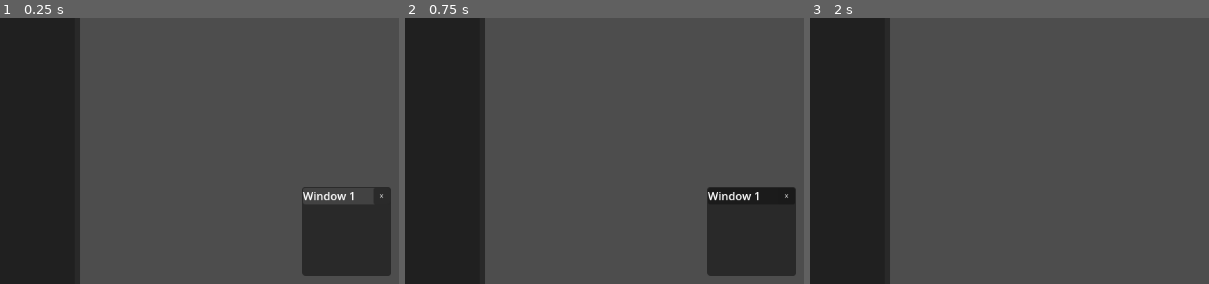
Above: before the commit, frames 1-3 (left to right).
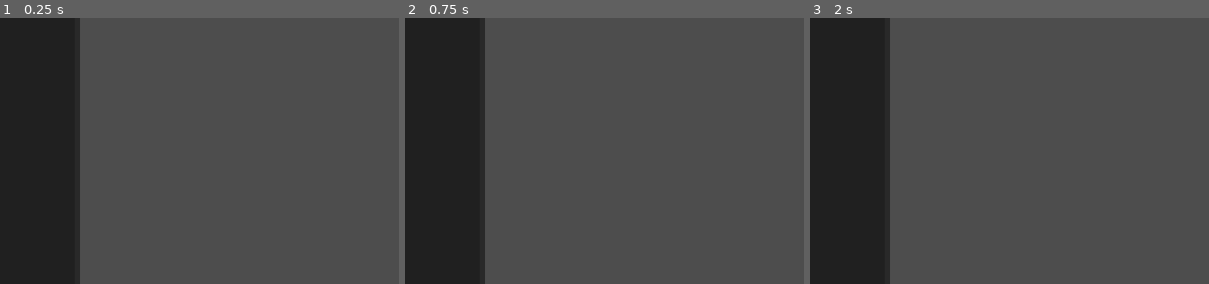
Above: after the commit, the same moments.

Repository: Linkerpink/GDaw
Game: Godot game, scene res://scenes/main.tscn
Same seed, same stepped clock (60 frames per second), same inputs: the game is played once before the commit and once after it.
Inputs (mouse positions are % of the whole screen's width and height, from its top left):
- Up to frame 1 (0.25 s): no input
- Up to frame 2 (0.75 s): click "-" at 0.5 s
- Up to frame 3 (2 s): click (54, 43) at 1.25 s, where only the run before the commit has a clickable "X"
The pictures show only the part of the screen within x 7-57%, y 10-60%; the shares and areas given below are measured in that part.

The runs differ from the first frame. In frame 1, 6.6% of the frame differs, in the area x 75-98%, y 63-97%; in frame 2, 7.4%; in frame 3, nothing differs.

Commit message:
mixer toggle

Diff:
--- a/project.godot
+++ b/project.godot
@@ -74,6 +74,11 @@
 "events": [Object(InputEventKey,"resource_local_to_scene":false,"resource_name":"","device":-1,"window_id":0,"alt_press …(195 unchanged characters)…
 ]
 }
+toggle_mixer={
+"deadzone": 0.2,
+"events": [Object(InputEventKey,"resource_local_to_scene":false,"resource_name":"","device":-1,"window_id":0,"alt_pressed":false,"shift_pressed":false,"ctrl_pressed":true,"meta_pressed":false,"pressed":false,"keycode":0,"physical_keycode":77,"key_label":0,"unicode":0,"location":0,"echo":false,"script":null)
+]
+}
 
 [physics]
 
--- a/project_time_traker.json
+++ b/project_time_traker.json
@@ -1,7 +1,8 @@
 {
-  "2D": 12252.5059990883,
+  "2D": 13217.8009984493,
   "3D": 2.96399998664856,
-  "Editor": 38237.7889988422,
-  "Game": 5178.35499310493,
-  "Script": 20803.9640066623
+  "AssetLib": 24.5989997386932,
+  "Editor": 44073.4019961357,
+  "Game": 5725.26199173927,
+  "Script": 25102.7760062217
 }
--- a/scenes/components/gdaw_window.tscn
+++ b/scenes/components/gdaw_window.tscn
@@ -82,9 +82,18 @@
 text = "X"
 
 [node name="WindowContent" type="Control" parent="MarginContainer/VBoxContainer" unique_id=1700798872]
+clip_contents = true
 layout_mode = 2
 size_flags_vertical = 3
 mouse_filter = 2
+
+[node name="MarginContainer" type="MarginContainer" parent="MarginContainer/VBoxContainer/WindowContent" unique_id=1096486190]
+layout_mode = 1
+anchors_preset = 15
+anchor_right = 1.0
+anchor_bottom = 1.0
+grow_horizontal = 2
+grow_vertical = 2
 
 [node name="WindowBackground" type="Panel" parent="." unique_id=1058703408]
 z_index = -1
--- a/scenes/components/top_bar.tscn
+++ b/scenes/components/top_bar.tscn
@@ -1,6 +1,7 @@
 [gd_scene format=3 uid="uid://bnw2t4wgigodx"]
 
-[ext_resource type="Script" uid="uid://bu2t5fk1om2hi" path="res://scripts/bpm_manager.gd" id="1_tmikl"]
+[ext_resource type="Script" uid="uid://bu2t5fk1om2hi" path="res://scripts/windows/bpm_manager.gd" id="1_tmikl"]
+[ext_resource type="PackedScene" uid="uid://cesnjcjwwpawj" path="res://scenes/components/windows/tap_bpm_window.tscn" id="2_tmikl"]
 
 [node name="TopBar" type="Control" unique_id=13979123]
 z_index = 99
@@ -50,11 +51,13 @@
 layout_mode = 2
 size_flags_horizontal = 3
 script = ExtResource("1_tmikl")
+tap_bpm_window_packed = ExtResource("2_tmikl")
 
 [node name="BPMMenuButton" type="MenuButton" parent="MarginContainer/HBoxContainer/BPMManager" unique_id=576305063]
 layout_mode = 2
-button_mask = 2
+button_mask = 3
 text = "BPM: "
+switch_on_hover = true
 item_count = 1
 popup/item_0/text = "Tap"
 popup/item_0/id = 0
--- /dev/null
+++ b/scenes/components/windows/tap_bpm_window.tscn
@@ -0,0 +1,33 @@
+[gd_scene format=3 uid="uid://cesnjcjwwpawj"]
+
+[ext_resource type="PackedScene" uid="uid://b5jn4fveoyo2e" path="res://scenes/components/gdaw_window.tscn" id="1_jgdu2"]
+[ext_resource type="Script" uid="uid://e1n7yinld8xc" path="res://scripts/windows/bpm_tapper.gd" id="2_tccyd"]
+
+[node name="TapBPMWindow" unique_id=390925715 instance=ExtResource("1_jgdu2")]
+custom_minimum_size = Vector2(256, 256)
+title = "Tap BPM"
+exclusive = true
+
+[node name="WindowContent" parent="MarginContainer/VBoxContainer" parent_id_path=PackedInt32Array(1701107619) index="1" unique_id=1700798872]
+script = ExtResource("2_tccyd")
+
+[node name="VBoxContainer" type="VBoxContainer" parent="MarginContainer/VBoxContainer/WindowContent/MarginContainer" parent_id_path=PackedInt32Array(1096486190) index="0" unique_id=1223077894]
+layout_mode = 2
+alignment = 1
+
+[node name="BPMLabel" type="Label" parent="MarginContainer/VBoxContainer/WindowContent/MarginContainer/VBoxContainer" index="0" unique_id=2123133594]
+layout_mode = 2
+text = "BPM: "
+horizontal_alignment = 1
+
+[node name="TapButton" type="Button" parent="MarginContainer/VBoxContainer/WindowContent/MarginContainer/VBoxContainer" index="1" unique_id=1134859751]
+layout_mode = 2
+size_flags_vertical = 3
+text = "TAP"
+
+[node name="ResetButton" type="Button" parent="MarginContainer/VBoxContainer/WindowContent/MarginContainer/VBoxContainer" index="2" unique_id=1057191168]
+layout_mode = 2
+text = "reset"
+
+[connection signal="pressed" from="MarginContainer/VBoxContainer/WindowContent/MarginContainer/VBoxContainer/TapButton" to="MarginContainer/VBoxContainer/WindowContent" method="_tap_bpm"]
+[connection signal="pressed" from="MarginContainer/VBoxContainer/WindowContent/MarginContainer/VBoxContainer/ResetButton" to="MarginContainer/VBoxContainer/WindowContent" method="_on_reset_button_pressed"]
--- a/scenes/main.tscn
+++ b/scenes/main.tscn
@@ -3,7 +3,6 @@
 [ext_resource type="Theme" uid="uid://b7okgf2wmsia1" path="res://themes/main.tres" id="1_o5qli"]
 [ext_resource type="PackedScene" uid="uid://dx2xbjatosuss" path="res://scenes/components/mixer/mixer.tscn" id="2_0wfyh"]
 [ext_resource type="PackedScene" uid="uid://bnw2t4wgigodx" path="res://scenes/components/top_bar.tscn" id="2_jyhfs"]
-[ext_resource type="PackedScene" uid="uid://b5jn4fveoyo2e" path="res://scenes/components/gdaw_window.tscn" id="2_tbgi4"]
 [ext_resource type="Script" uid="uid://dtf4chd1fen7e" path="res://scripts/main.gd" id="2_tefeu"]
 [ext_resource type="PackedScene" uid="uid://bg6jf7lbovbkd" path="res://scenes/components/side_bar.tscn" id="3_tbgi4"]
 
@@ -27,7 +26,3 @@
 layout_mode = 1
 offset_left = 192.0
 offset_top = -0.040008545
-
-[node name="GDawWindow" parent="." unique_id=361502912 instance=ExtResource("2_tbgi4")]
-layout_mode = 1
-title = "Window 1"
--- a/scripts/bpm_manager.gd
+++ /dev/null
@@ -1,17 +0,0 @@
-extends HBoxContainer
-
-#@onready var bpm_menu_button : MenuButton = $BPMMenuButton
-#@onready var tap_bpm_window : TapBpmWindow = $TapBPMWindow
-#
-#
-#func _ready() -> void:
-	#tap_bpm_window.visible = false
-	#
-	#bpm_menu_button.get_popup().id_pressed.connect(_on_item_pressed)
-#
-#
-#func _on_item_pressed(_id):
-	#var _item_name = bpm_menu_button.get_popup().get_item_text(_id)
-	#
-	#if _item_name == "Tap":
-		#tap_bpm_window.pop_up()
--- a/scripts/gdaw_window.gd
+++ b/scripts/gdaw_window.gd
@@ -2,6 +2,7 @@
 class_name GDawWindow
 
 @export var title : String = "Window"
+@export var exclusive : bool = false
 
 @onready var title_label : RichTextLabel = %TitleLabel
 @onready var top_bar : Control = %TopBar
@@ -29,7 +30,7 @@
 func _ready() -> void:
 	title_label.text = title
 
-	WindowManager.open_window(self)
+	_open_window()
 
 
 func _process(delta: float) -> void:
@@ -175,15 +176,30 @@
 					size.y = get_local_mouse_position().y
 
 
+func _open_window():
+	modulate.a = 0
+	scale = Vector2(.75, .75)
+
+	WindowManager.open_window(self)
+
+	pivot_offset = size / 2
+	var _a_tween = get_tree().create_tween()
+
+	_a_tween.tween_property(self, "modulate:a", 1, Settings.default_animation_length / Settings.animation_speed)
+
+	var _s_tween = get_tree().create_tween()
+	_s_tween.tween_property(self, "scale", Vector2(1, 1), Settings.default_animation_length / Settings.animation_speed)
+
+
 func close_window():
 	pivot_offset = size / 2
 	var _a_tween = get_tree().create_tween()
-	_a_tween.tween_property(self, "modulate:a", 0, Settings.animation_length)
+	_a_tween.tween_property(self, "modulate:a", 0, Settings.default_animation_length / Settings.animation_speed)
 
 	var _s_tween = get_tree().create_tween()
-	_s_tween.tween_property(self, "scale", Vector2(0.75, 0.75), Settings.animation_length)
-
-	await get_tree().create_timer(Settings.animation_length).timeout
+	_s_tween.tween_property(self, "scale", Vector2(0.75, 0.75), Settings.default_animation_length / Settings.animation_speed)
+
+	await get_tree().create_timer(Settings.default_animation_length / Settings.animation_speed).timeout
 	WindowManager.close_window(self)
 	queue_free()
 
@@ -207,3 +223,7 @@
 
 func _on_resize_bar_mouse_exited() -> void:
 	resize_bar_touching = ""
+
+
+func _on_reset_button_pressed() -> void:
+	pass # Replace with function body.
--- a/scripts/globals/settings.gd
+++ b/scripts/globals/settings.gd
@@ -1,4 +1,4 @@
 extends Node
 
-
-var animation_length = .125
+var default_animation_length = .125
+var animation_speed = 1
--- a/scripts/globals/window_manager.gd
+++ b/scripts/globals/window_manager.gd
@@ -13,6 +13,11 @@
 			touching_window_selected = false
 
 
+func create_window(_window_packed : PackedScene):
+	var _window : GDawWindow = _window_packed.instantiate()
+	get_tree().current_scene.add_child(_window)
+
+
 func open_window(_window : GDawWindow):
 	windows_open.append(_window)
 	select_window(_window)
--- a/scripts/mixer/mixer.gd
+++ b/scripts/mixer/mixer.gd
@@ -11,6 +11,14 @@
 
 func _ready() -> void:
 	_set_new_mixer()
+
+
+func _process(delta: float) -> void:
+	if Input.is_action_just_pressed("toggle_mixer"):
+		if visible:
+			hide()
+		else:
+			show()
 
 
 func _set_new_mixer():
--- /dev/null
+++ b/scripts/windows/bpm_manager.gd
@@ -0,0 +1,15 @@
+extends HBoxContainer
+
+@onready var bpm_menu_button : MenuButton = $BPMMenuButton
+@export var tap_bpm_window_packed : PackedScene
+
+
+func _ready() -> void:
+	bpm_menu_button.get_popup().id_pressed.connect(_on_item_pressed)
+
+
+func _on_item_pressed(_id):
+	var _item_name = bpm_menu_button.get_popup().get_item_text(_id)
+
+	if _item_name == "Tap":
+		WindowManager.create_window(tap_bpm_window_packed)
--- /dev/null
+++ b/scripts/windows/bpm_tapper.gd
@@ -0,0 +1,18 @@
+extends Control
+
+@onready var bpm_label : Label = $MarginContainer/VBoxContainer/BPMLabel
+var bpm_before_tapping : float
+
+
+func _ready() -> void:
+	bpm_before_tapping = 120
+	bpm_label.text = str(bpm_before_tapping)
+
+
+func _tap_bpm() -> void:
+	bpm_label.show()
+	print("tap bpm")
+
+
+func _on_reset_button_pressed() -> void:
+	print("reset bpm")
Renamed: scripts/bpm_manager.gd.uid -> scripts/windows/bpm_manager.gd.uid
Not shown, added: scripts/windows/bpm_tapper.gd.uid
